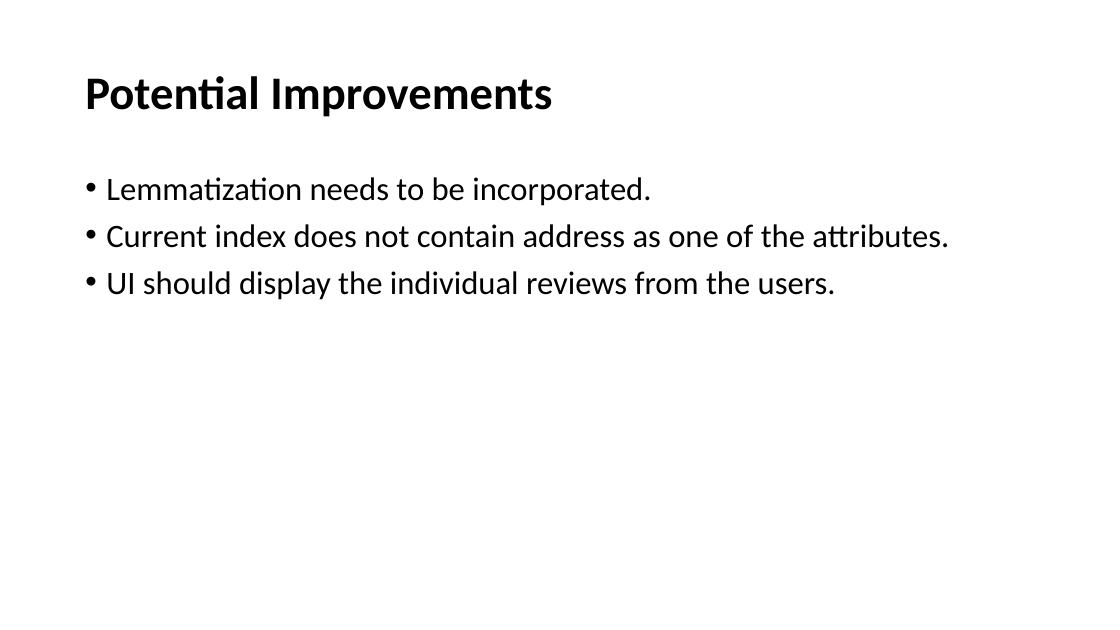
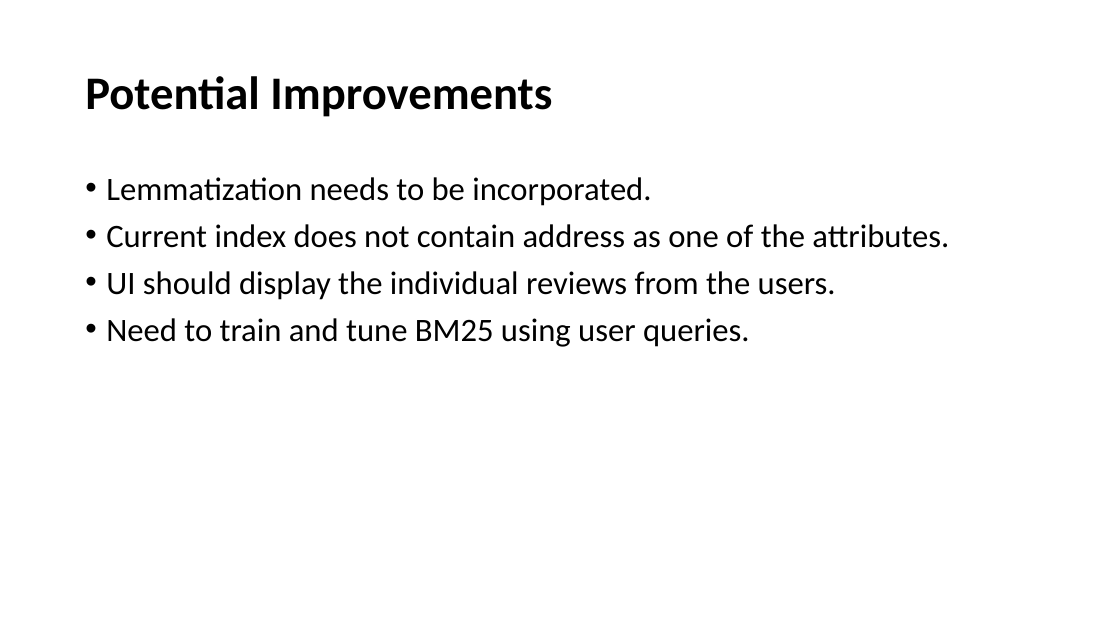
Before and after one commit to VarunKakkarUIUC/SearchAndRecommendationSystem, a slide deck: slide 11 of SARS.pptx. Drawn at 1120x630 pixels with LibreOffice and Linux fonts; fonts in the diff are those of the drawing. Boxes give left, top, right and bottom in pixels: in the first picture for what was removed or moved away, otherwise in the second. Text is boxed around its words. In the diff, an @@ line names an element or a change of style, - is before the commit and + after.

```diff
--- a/SARS.pptx
+++ b/SARS.pptx
@@ text at [106, 318, 750, 347]: paragraph added @@
+• Need to train and tune BM25 using user queries.
```
Also in this commit, not shown: 6 other slides changed, 1 other file.
